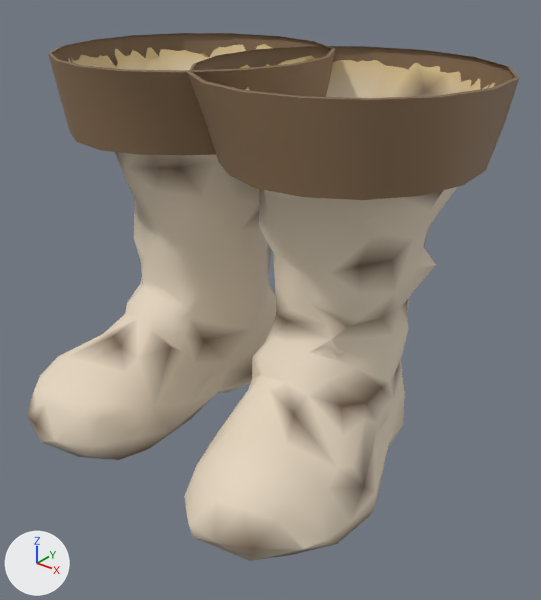
Before and after pictures for a commit that changed the glTF model assets_src/armor/kargan_1/leather_b_feet.glb.
One viewpoint serves both versions: a 50 mm camera at (0.548, -0.653, 0.571) aimed at (0.042, -0.02, 0.178). Arrows for +X, +Y and +Z are at lower left; the lights stay in place. The picture after the commit comes second. Vertices at exactly the same position are counted once.

Names of what the first picture shows: 'leather_b_feet'.
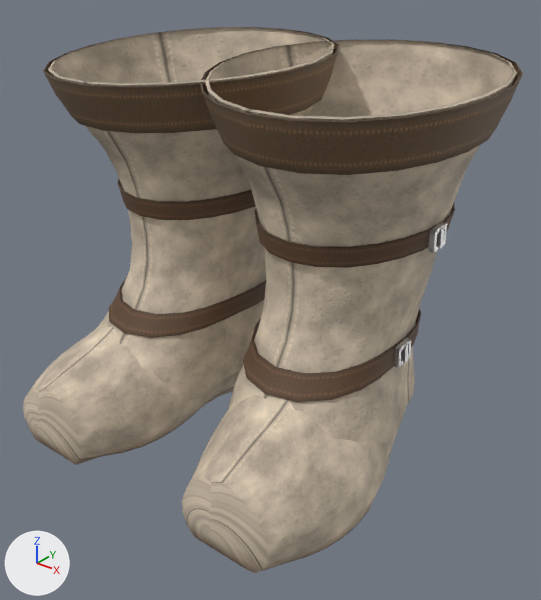
Boxes (x1, y1, x2, y2) around the edits, measured in the pictures (541 x 600 px):
'leather_b_feet', surface changed, reshaped
    before: (28, 33, 519, 561)
    after: (23, 27, 523, 573)
part 1 of me_leather_b_feet, rebuilt (39% narrower, 27% shorter)
    before: (28, 44, 495, 561)
    after: (48, 27, 334, 404)
part 2 of me_leather_b_feet, rebuilt (13% shorter)
    before: (48, 33, 335, 155)
    after: (43, 27, 339, 133)
part 3 of me_leather_b_feet, rebuilt (12% shorter)
    before: (188, 46, 519, 200)
    after: (200, 40, 523, 175)
part 4 of me_leather_b_feet, added (beige)
    after: (23, 40, 517, 573)

What changed in the scene script:
```text
Add img_strap_c_png:
    img_strap_c_png = load_image('strap_c.png', '../textures/strap_c.png', 128, 64, 'sRGB')
Add img_strap_n_png:
    img_strap_n_png = load_image('strap_n.png', '../textures/strap_n.png', 128, 64, 'Non-Color')
Add img_strap_orm_png:
    img_strap_orm_png = load_image('strap_orm.png', '../textures/strap_orm.png', 128, 64, 'Non-Color')
Add img_leather_n_png:
    img_leather_n_png = load_image('leather_n.png', '../textures/leather_n.png', 256, 256, 'Non-Color')
Add img_leather_c_png:
    img_leather_c_png = load_image('leather_c.png', '../textures/leather_c.png', 256, 256, 'sRGB')
Add img_leather_orm_png:
    img_leather_orm_png = load_image('leather_orm.png', '../textures/leather_orm.png', 256, 256, 'Non-Color')
Change mat_leather:
    remove # nodes: BsdfPrincipled, OutputMaterial, VertexColor
    nodes: BsdfPrincipled, Mix, NormalMap, OutputMaterial, SeparateColor, TexImage x3, VertexColor
    uses the picture img_leather_c_png
    uses the picture img_leather_n_png
    uses the picture img_leather_orm_png
Add mat_strap:
    mat_strap = bpy.data.materials.new('strap')
    # uses the picture img_strap_c_png
    # uses the picture img_strap_n_png
    # uses the picture img_strap_orm_png
Add mat_iron:
    mat_iron = bpy.data.materials.new('iron')
    mat_iron.use_nodes = True; mat_iron.node_tree.nodes.clear()
    _N = mat_iron.node_tree.nodes; _L = mat_iron.node_tree.links
    n0 = _N.new('ShaderNodeBsdfPrincipled'); n0.name = 'Principled BSDF'
    n0.inputs[1].default_value = 1.0  # 'Metallic'
    n0.inputs[2].default_value = 0.48  # 'Roughness'
    n1 = _N.new('ShaderNodeOutputMaterial'); n1.name = 'Material Output'
    n2 = _N.new('ShaderNodeVertexColor'); n2.name = 'Color Attribute'
    _L.new(n0.outputs[0], n1.inputs[0])  # 'BSDF' to 'Surface'
    _L.new(n2.outputs[0], n0.inputs[0])  # 'Color' to 'Base Color'
Change me_leather_b_feet:
    used by ob_leather_b_feet; location = (0.0, 0.0, 0.0)
    remove me_leather_b_feet.from_pydata(...)  # 895 vertices, 1555 faces; spans x -0.277..0.278, y -0.245..0.189, z -0.01..0.45
    add me_leather_b_feet.from_pydata(...)  # 2220 vertices, 4064 faces; spans x -0.278..0.279, y -0.244..0.196, z -0.01..0.459
    me_leather_b_feet part 1: the loose piece of 735 vertices spanning x -0.253..0.251, y -0.245..0.171, z -0.01..0.445 is rebuilt with 330 vertices and now spans x -0.272..0.052, y -0.174..0.19, z 0.034..0.459
    me_leather_b_feet part 2: the loose piece of 80 vertices spanning x -0.277..0.056, y -0.146..0.189, z 0.358..0.45 is rebuilt with 110 vertices and now spans x -0.278..0.057, y -0.147..0.196, z 0.378..0.458, in mat_strap
    me_leather_b_feet part 3: the loose piece of 80 vertices spanning x -0.054..0.278, y -0.147..0.189, z 0.358..0.45 is rebuilt with 110 vertices and now spans x -0.055..0.279, y -0.147..0.196, z 0.378..0.458, in mat_strap
    me_leather_b_feet part 4: 1670 vertices added at x -0.238..0.273, y -0.244..0.19, z -0.01..0.459
    add me_leather_b_feet.materials.append(mat_iron)
    add me_leather_b_feet.materials.append(mat_strap)
```
